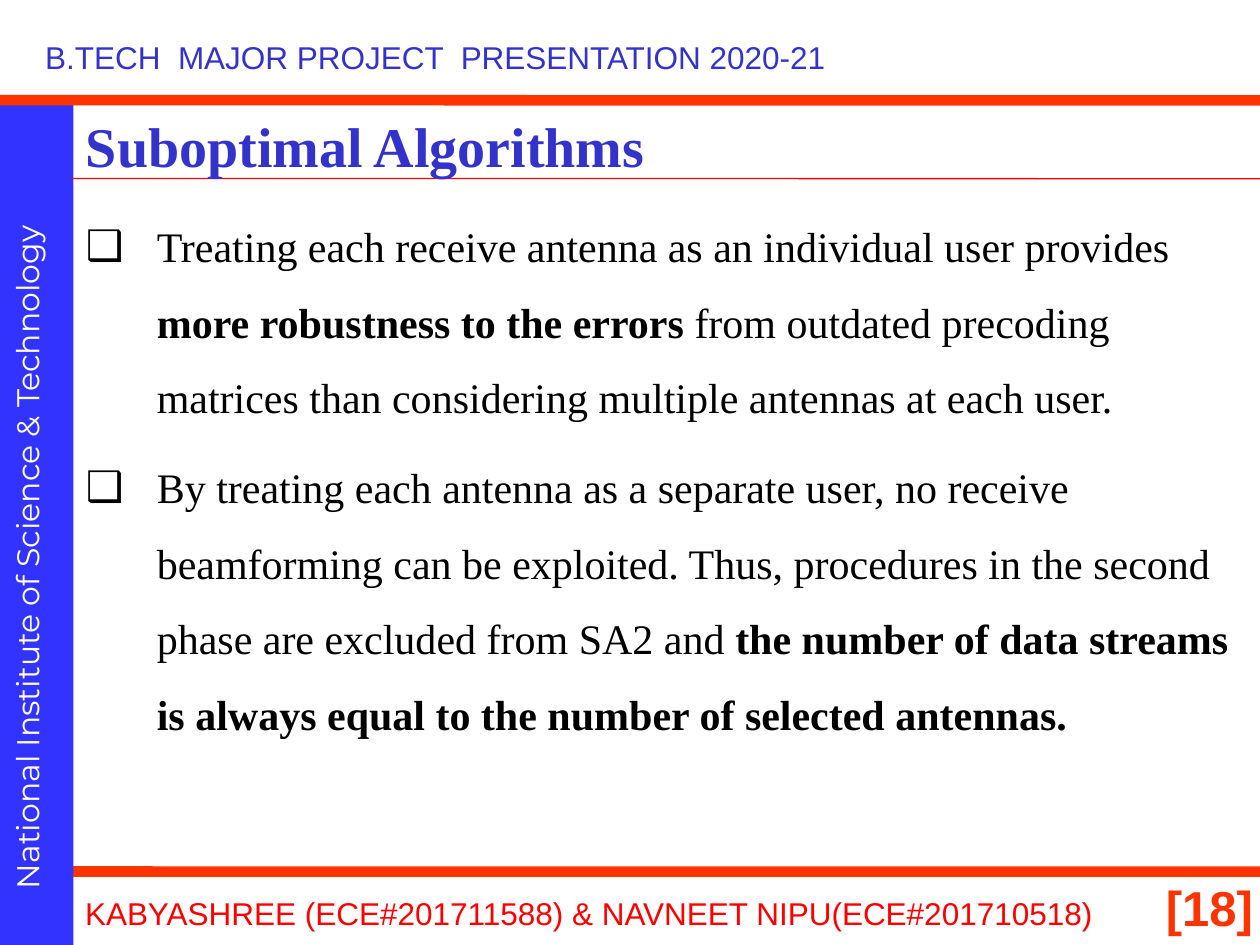
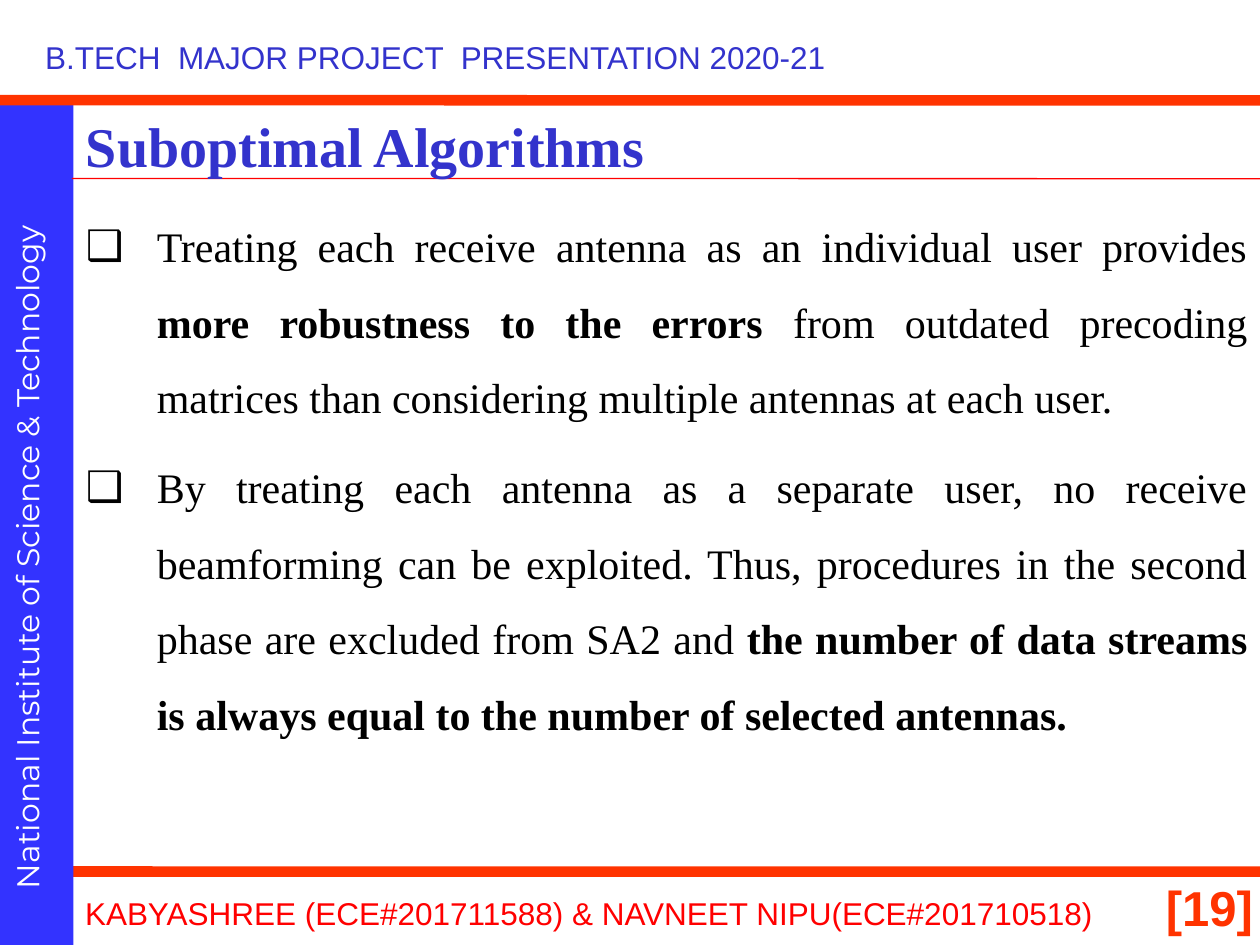
Before and after one commit to navneetnipu/btech_project, a slide deck: slide 19 of 21010.pptx (slide 18 before the commit). Drawn at 1260x945 pixels with LibreOffice and Linux fonts; fonts in the diff are those of the drawing; background and template pictures are left out. Boxes give left, top, right and bottom in pixels: in the first picture for what was removed or moved away, otherwise in the second. Text is boxed around its words. In the diff, an @@ line names an element or a change of style, - is before the commit and + after.

```diff
--- a/21010.pptx
+++ b/21010.pptx
@@ text "Treating each receive antenna as ..." at (157, 233, 1248, 739): alignment left to justified @@
@@ page number at (1166, 890, 1253, 937): text changed @@
-[18]
+[19]
```
Also in this commit, not shown: 12 other slides changed, 1 slide added, 1 other file.
